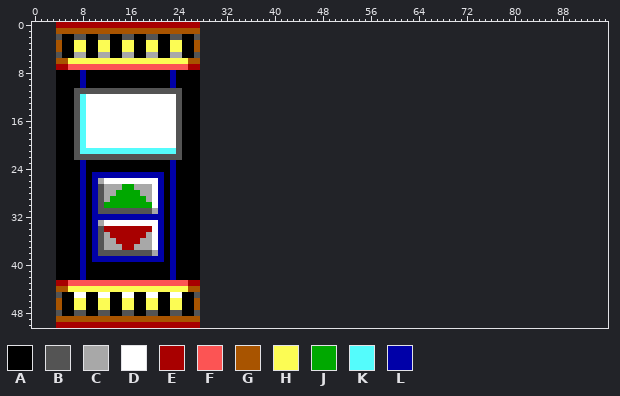
One commit to this sprite sheet: sprites/elevator.png. This is how it looked before the edit.
The file is 24x51 pixels. Colours within 5 levels of each other are drawn and written as one. The old version is drawn lined up with the new one, on the new canvas.
Palette (. is transparent): A #000000  B #545454  C #a8a8a8  D #ffffff  E #a80000  F #fc5454  G #a85400  H #fcfc54  J #00a800  K #54fcfc  L #0000a8
Pixels before (only the part around the change), first column x 0:
 0 ....EEEEEEEEEEEEEEEEEEEEEEEE....................................................................
 1 ....GGGGGGGGGGGGGGGGGGGGGGGG....................................................................
 2 ....BAABBAABBAABBAABBAABBAAB....................................................................
 3 ....GAAHHAAHHAAHHAAHHAAHHAAG....................................................................
 4 ....GAAHHAAHHAAHHAAHHAAHHAAG....................................................................
 5 ....BAACCAACCAACCAACCAACCAAB....................................................................
 6 ....GGHHHHHHHHHHHHHHHHHHHHGG....................................................................
 7 ....EEFFFFFFFFFFFFFFFFFFFFEE....................................................................
 8 ....AAAALAAAAAAAAAAAAAALAAAA....................................................................
 9 ....AAAALAAAAAAAAAAAAAALAAAA....................................................................
10 ....AAAALAAAAAAAAAAAAAALAAAA....................................................................
11 ....AAABBBBBBBBBBBBBBBBBBAAA....................................................................
12 ....AAABKDDDDDDDDDDDDDDDBAAA....................................................................
13 ....AAABKDDDDDDDDDDDDDDDBAAA....................................................................
14 ....AAABKDDDDDDDDDDDDDDDBAAA....................................................................
15 ....AAABKDDDDDDDDDDDDDDDBAAA....................................................................
16 ....AAABKDDDDDDDDDDDDDDDBAAA....................................................................
17 ....AAABKDDDDDDDDDDDDDDDBAAA....................................................................
18 ....AAABKDDDDDDDDDDDDDDDBAAA....................................................................
19 ....AAABKDDDDDDDDDDDDDDDBAAA....................................................................
20 ....AAABKDDDDDDDDDDDDDDDBAAA....................................................................
21 ....AAABKKKKKKKKKKKKKKKKBAAA....................................................................
22 ....AAABBBBBBBBBBBBBBBBBBAAA....................................................................
23 ....AAAALAAAAAAAAAAAAAALAAAA....................................................................
24 ....AAAALAAAAAAAAAAAAAALAAAA....................................................................
25 ....AAAALALLLLLLLLLLLLALAAAA....................................................................
26 ....AAAALALCDDDDDDDDDLALAAAA....................................................................
27 ....AAAALALBCCCJJCCCDLALAAAA....................................................................
28 ....AAAALALBCCJJJJCCDLALAAAA....................................................................
29 ....AAAALALBCJJJJJJCDLALAAAA....................................................................
30 ....AAAALALBJJJJJJJJDLALAAAA....................................................................
31 ....AAAALALBBBBBBBBBCLALAAAA....................................................................
32 ....AAAALALLLLLLLLLLLLALAAAA....................................................................
33 ....AAAALALCDDDDDDDDDLALAAAA....................................................................
34 ....AAAALALBEEEEEEEEDLALAAAA....................................................................
35 ....AAAALALBCEEEEEECDLALAAAA....................................................................
36 ....AAAALALBCCEEEECCDLALAAAA....................................................................
37 ....AAAALALBCCCEECCCDLALAAAA....................................................................
38 ....AAAALALBBBBBBBBBCLALAAAA....................................................................
39 ....AAAALALLLLLLLLLLLLALAAAA....................................................................
40 ....AAAALAAAAAAAAAAAAAALAAAA....................................................................
41 ....AAAALAAAAAAAAAAAAAALAAAA....................................................................
42 ....AAAALAAAAAAAAAAAAAALAAAA....................................................................
43 ....EEFFFFFFFFFFFFFFFFFFFFEE....................................................................
44 ....GGHHHHHHHHHHHHHHHHHHHHGG....................................................................
45 ....BAADDAADDAADDAADDAADDAAB....................................................................
46 ....GAAHHAAHHAAHHAAHHAAHHAAG....................................................................
47 ....GAAHHAAHHAAHHAAHHAAHHAAG....................................................................
48 ....BAABBAABBAABBAABBAABBAAB....................................................................
49 ....GGGGGGGGGGGGGGGGGGGGGGGG....................................................................
50 ....EEEEEEEEEEEEEEEEEEEEEEEE....................................................................
New version:
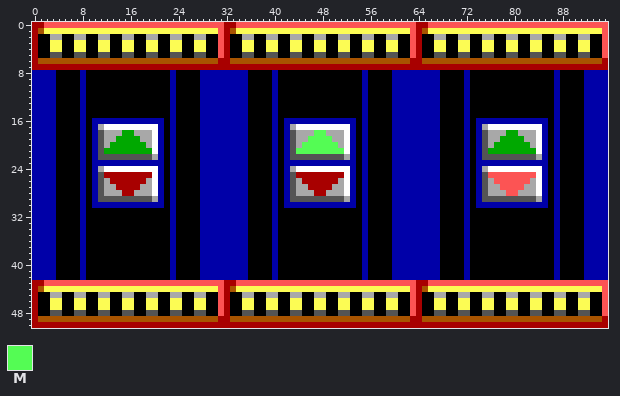
Colours new in this view: M #54fc54
Diff:
canvas 24x51 -> 96x51, the old top-left corner now at 4,0
Changed rows in their new state; - is an unchanged pixel.
first column x 0:
 0 EEFFFFFFFFFFFFFFFFFFFFFFFFFFFFFFEEFFFFFFFFFFFFFFFFFFFFFFFFFFFFFFEEFFFFFFFFFFFFFFFFFFFFFFFFFFFFFF
 1 EGHHHHHHHHHHHHHHHHHHHHHHHHHHHHHFEGHHHHHHHHHHHHHHHHHHHHHHHHHHHHHFEGHHHHHHHHHHHHHHHHHHHHHHHHHHHHHF
 2 EAACC--CC--CC--CC--CC--CC--CCAAFEAACCAACCAACCAACCAACCAACCAACCAAFEAACCAACCAACCAACCAACCAACCAACCAAF
 3 EAAHH----------------------HHAAFEAAHHAAHHAAHHAAHHAAHHAAHHAAHHAAFEAAHHAAHHAAHHAAHHAAHHAAHHAAHHAAF
 4 EAAHH----------------------HHAAFEAAHHAAHHAAHHAAHHAAHHAAHHAAHHAAFEAAHHAAHHAAHHAAHHAAHHAAHHAAHHAAF
 5 EAAB---BB--BB--BB--BB--BB---BAAFEAABBAABBAABBAABBAABBAABBAABBAAFEAABBAABBAABBAABBAABBAABBAABBAAF
 6 EGGG--GGGGGGGGGGGGGGGGGGGG--GGGEEGGGGGGGGGGGGGGGGGGGGGGGGGGGGGGEEGGGGGGGGGGGGGGGGGGGGGGGGGGGGGGE
 7 EEEE--EEEEEEEEEEEEEEEEEEEE--EEEEEEEEEEEEEEEEEEEEEEEEEEEEEEEEEEEEEEEEEEEEEEEEEEEEEEEEEEEEEEEEEEEE
 8 LLLL------------------------LLLLLLLLAAAALAAAAAAAAAAAAAALAAAALLLLLLLLAAAALAAAAAAAAAAAAAALAAAALLLL
 9 LLLL------------------------LLLLLLLLAAAALAAAAAAAAAAAAAALAAAALLLLLLLLAAAALAAAAAAAAAAAAAALAAAALLLL
10 LLLL------------------------LLLLLLLLAAAALAAAAAAAAAAAAAALAAAALLLLLLLLAAAALAAAAAAAAAAAAAALAAAALLLL
11 LLLL---ALAAAAAAAAAAAAAALA---LLLLLLLLAAAALAAAAAAAAAAAAAALAAAALLLLLLLLAAAALAAAAAAAAAAAAAALAAAALLLL
12 LLLL---ALAAAAAAAAAAAAAALA---LLLLLLLLAAAALAAAAAAAAAAAAAALAAAALLLLLLLLAAAALAAAAAAAAAAAAAALAAAALLLL
13 LLLL---ALAAAAAAAAAAAAAALA---LLLLLLLLAAAALAAAAAAAAAAAAAALAAAALLLLLLLLAAAALAAAAAAAAAAAAAALAAAALLLL
14 LLLL---ALAAAAAAAAAAAAAALA---LLLLLLLLAAAALAAAAAAAAAAAAAALAAAALLLLLLLLAAAALAAAAAAAAAAAAAALAAAALLLL
15 LLLL---ALAAAAAAAAAAAAAALA---LLLLLLLLAAAALAAAAAAAAAAAAAALAAAALLLLLLLLAAAALAAAAAAAAAAAAAALAAAALLLL
16 LLLL---ALALLLLLLLLLLLLALA---LLLLLLLLAAAALALLLLLLLLLLLLALAAAALLLLLLLLAAAALALLLLLLLLLLLLALAAAALLLL
17 LLLL---ALALC---------LALA---LLLLLLLLAAAALALCDDDDDDDDDLALAAAALLLLLLLLAAAALALCDDDDDDDDDLALAAAALLLL
18 LLLL---ALALBCCCJJCCC-LALA---LLLLLLLLAAAALALBCCCMMCCCDLALAAAALLLLLLLLAAAALALBCCCJJCCCDLALAAAALLLL
19 LLLL---ALALBCCJJJJCC-LALA---LLLLLLLLAAAALALBCCMMMMCCDLALAAAALLLLLLLLAAAALALBCCJJJJCCDLALAAAALLLL
20 LLLL---ALALBCJJJJJJC-LALA---LLLLLLLLAAAALALBCMMMMMMCDLALAAAALLLLLLLLAAAALALBCJJJJJJCDLALAAAALLLL
21 LLLL---ALALBJJJJJJJJDLALA---LLLLLLLLAAAALALBMMMMMMMMDLALAAAALLLLLLLLAAAALALBJJJJJJJJDLALAAAALLLL
22 LLLL---ALAL---------CLALA---LLLLLLLLAAAALALBBBBBBBBBCLALAAAALLLLLLLLAAAALALBBBBBBBBBCLALAAAALLLL
23 LLLL------LLLLLLLLLLLL------LLLLLLLLAAAALALLLLLLLLLLLLALAAAALLLLLLLLAAAALALLLLLLLLLLLLALAAAALLLL
24 LLLL------LCDDDDDDDDDL------LLLLLLLLAAAALALCDDDDDDDDDLALAAAALLLLLLLLAAAALALCDDDDDDDDDLALAAAALLLL
25 LLLL-------BEEEEEEEED-------LLLLLLLLAAAALALBEEEEEEEEDLALAAAALLLLLLLLAAAALALBFFFFFFFFDLALAAAALLLL
26 LLLL-------BCEEEEEEC--------LLLLLLLLAAAALALBCEEEEEECDLALAAAALLLLLLLLAAAALALBCFFFFFFCDLALAAAALLLL
27 LLLL----------EEEE----------LLLLLLLLAAAALALBCCEEEECCDLALAAAALLLLLLLLAAAALALBCCFFFFCCDLALAAAALLLL
28 LLLL----------CEEC----------LLLLLLLLAAAALALBCCCEECCCDLALAAAALLLLLLLLAAAALALBCCCFFCCCDLALAAAALLLL
29 LLLL--------BBBBBBBBC-------LLLLLLLLAAAALALBBBBBBBBBCLALAAAALLLLLLLLAAAALALBBBBBBBBBCLALAAAALLLL
30 LLLL-------LLLLLLLLLL-------LLLLLLLLAAAALALLLLLLLLLLLLALAAAALLLLLLLLAAAALALLLLLLLLLLLLALAAAALLLL
31 LLLL------AAAAAAAAAAAA------LLLLLLLLAAAALAAAAAAAAAAAAAALAAAALLLLLLLLAAAALAAAAAAAAAAAAAALAAAALLLL
32 LLLL------AAAAAAAAAAAA------LLLLLLLLAAAALAAAAAAAAAAAAAALAAAALLLLLLLLAAAALAAAAAAAAAAAAAALAAAALLLL
33 LLLL------AAAAAAAAAAAA------LLLLLLLLAAAALAAAAAAAAAAAAAALAAAALLLLLLLLAAAALAAAAAAAAAAAAAALAAAALLLL
34 LLLL------AAAAAAAAAAAA------LLLLLLLLAAAALAAAAAAAAAAAAAALAAAALLLLLLLLAAAALAAAAAAAAAAAAAALAAAALLLL
35 LLLL------AAAAAAAAAAAA------LLLLLLLLAAAALAAAAAAAAAAAAAALAAAALLLLLLLLAAAALAAAAAAAAAAAAAALAAAALLLL
36 LLLL------AAAAAAAAAAAA------LLLLLLLLAAAALAAAAAAAAAAAAAALAAAALLLLLLLLAAAALAAAAAAAAAAAAAALAAAALLLL
37 LLLL------AAAAAAAAAAAA------LLLLLLLLAAAALAAAAAAAAAAAAAALAAAALLLLLLLLAAAALAAAAAAAAAAAAAALAAAALLLL
38 LLLL------AAAAAAAAAAAA------LLLLLLLLAAAALAAAAAAAAAAAAAALAAAALLLLLLLLAAAALAAAAAAAAAAAAAALAAAALLLL
39 LLLL------AAAAAAAAAAAA------LLLLLLLLAAAALAAAAAAAAAAAAAALAAAALLLLLLLLAAAALAAAAAAAAAAAAAALAAAALLLL
40 LLLL------------------------LLLLLLLLAAAALAAAAAAAAAAAAAALAAAALLLLLLLLAAAALAAAAAAAAAAAAAALAAAALLLL
41 LLLL------------------------LLLLLLLLAAAALAAAAAAAAAAAAAALAAAALLLLLLLLAAAALAAAAAAAAAAAAAALAAAALLLL
42 LLLL------------------------LLLLLLLLAAAALAAAAAAAAAAAAAALAAAALLLLLLLLAAAALAAAAAAAAAAAAAALAAAALLLL
43 EEFFFF--------------------FFFFFFEEFFFFFFFFFFFFFFFFFFFFFFFFFFFFFFEEFFFFFFFFFFFFFFFFFFFFFFFFFFFFFF
44 EGHHHH--------------------HHHHHFEGHHHHHHHHHHHHHHHHHHHHHHHHHHHHHFEGHHHHHHHHHHHHHHHHHHHHHHHHHHHHHF
45 EAACC--CC--CC--CC--CC--CC--CCAAFEAACCAACCAACCAACCAACCAACCAACCAAFEAACCAACCAACCAACCAACCAACCAACCAAF
46 EAAHH----------------------HHAAFEAAHHAAHHAAHHAAHHAAHHAAHHAAHHAAFEAAHHAAHHAAHHAAHHAAHHAAHHAAHHAAF
47 EAAHH----------------------HHAAFEAAHHAAHHAAHHAAHHAAHHAAHHAAHHAAFEAAHHAAHHAAHHAAHHAAHHAAHHAAHHAAF
48 EAAB------------------------BAAFEAABBAABBAABBAABBAABBAABBAABBAAFEAABBAABBAABBAABBAABBAABBAABBAAF
49 EGGG------------------------GGGEEGGGGGGGGGGGGGGGGGGGGGGGGGGGGGGEEGGGGGGGGGGGGGGGGGGGGGGGGGGGGGGE
50 EEEE------------------------EEEEEEEEEEEEEEEEEEEEEEEEEEEEEEEEEEEEEEEEEEEEEEEEEEEEEEEEEEEEEEEEEEEE
Boxes around the changes in both pictures, in picture pixels (x1, y1, x2, y2):
changed: (32, 22, 608, 328)
